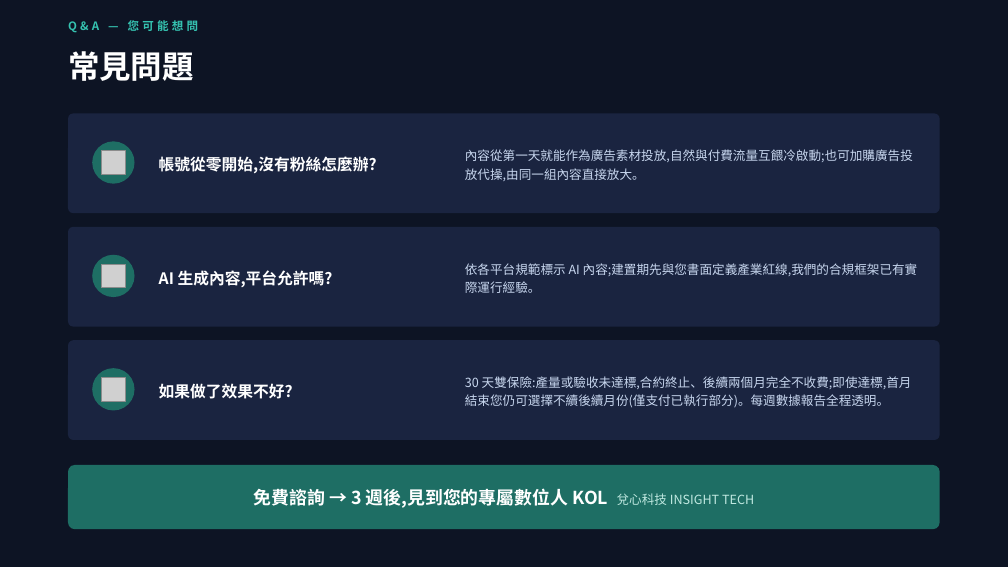
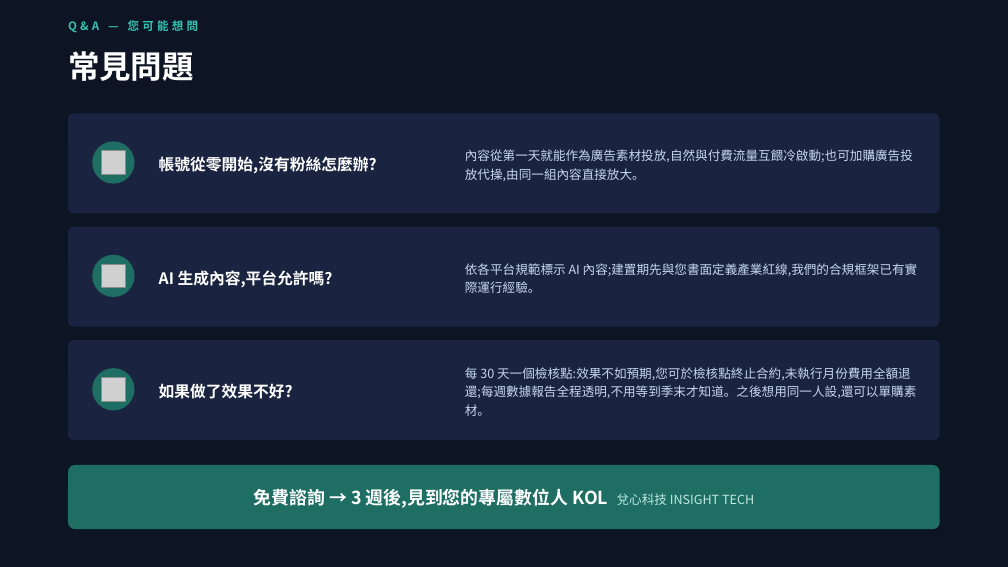
Before and after one commit to pennyhuang-oss/Virtual_KOL_Studio, a slide deck: slide 15 of business/數位人KOL-對外提案簡報.pptx (slide 14 before the commit). Drawn at 1008x567 pixels with LibreOffice and Linux fonts; fonts in the diff are those of the drawing; grey boxes stand for pictures. Boxes give left, top, right and bottom in pixels: in the first picture for what was removed or moved away, otherwise in the second. Text is boxed around its words. In the diff, an @@ line names an element or a change of style, - is before the commit and + after.

```diff
--- a/business/數位人KOL-對外提案簡報.pptx
+++ b/business/數位人KOL-對外提案簡報.pptx
@@ text at [465,367,916,416]: text changed @@
-30 天雙保險:產量或驗收未達標,合約終止、後續兩個月完全不收費;即使達標,首月結束您仍可選擇不續後續月份(僅支付已執行部分)。每週數據報告全程透明。
+每 30 天一個檢核點:效果不如預期,您可於檢核點終止合約,未執行月份費用全額退還;每週數據報告全程透明,不用等到季末才知道。之後想用同一人設,還可以單購素材。
```
Also in this commit, not shown: 5 other slides changed, 2 slides added, 1 slide removed, 2 other files.
